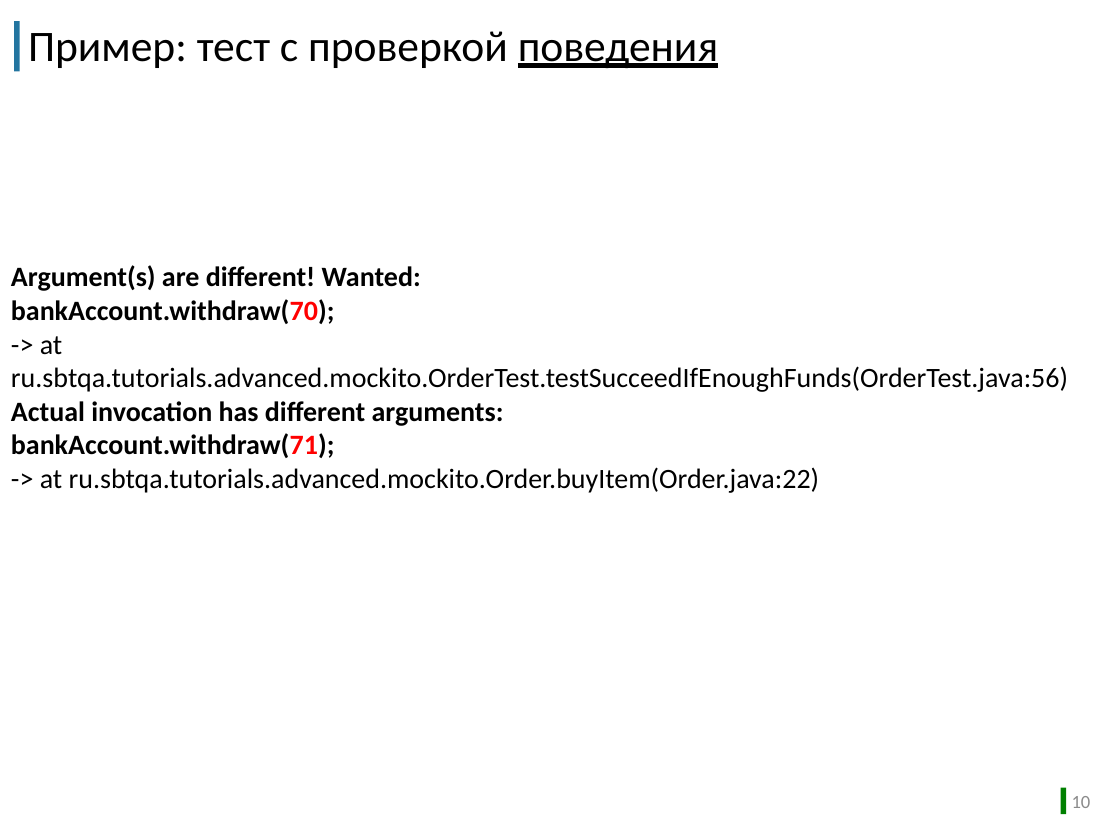
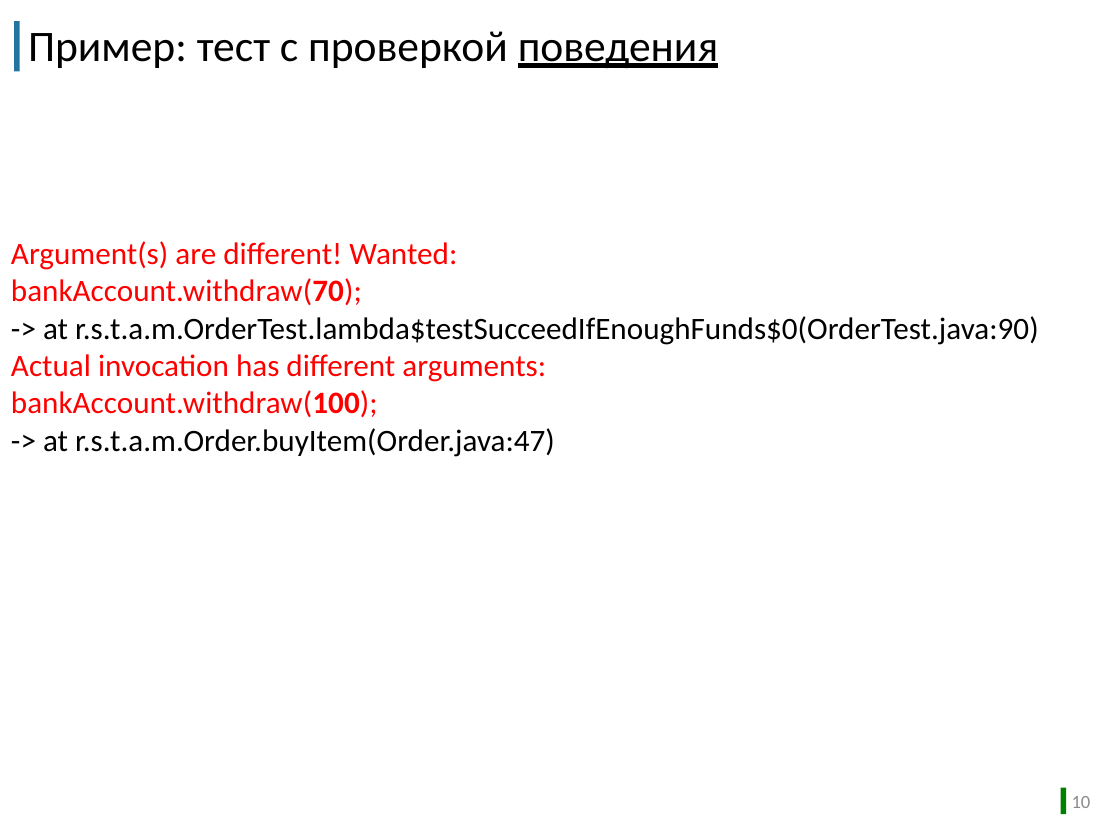
Before and after one commit to sbtqa/tutorials, a slide deck: slide 10 of automationqa-course/11.advanced/mockito/1.What is mockito/Зачем нужен mockito.pptx. Drawn at 1120x840 pixels with LibreOffice and Linux fonts; fonts in the diff are those of the drawing; background and template pictures are left out. Boxes give left, top, right and bottom in pixels: in the first picture for what was removed or moved away, otherwise in the second. Text is boxed around its words. In the diff, an @@ line names an element or a change of style, - is before the commit and + after.

```diff
--- a/automationqa-course/11.advanced/mockito/1.What is mockito/Зачем нужен mockito.pptx
+++ b/automationqa-course/11.advanced/mockito/1.What is mockito/Зачем нужен mockito.pptx
@@ text "Argument(s) are different! Wanted:": place and size @@
-text "Argument(s) are different! Wanted:" at <box>11,265,1068,493</box>
+text "Argument(s) are different! Wanted:" at <box>11,241,1039,457</box>
@@ text at <box>11,241,546,382</box>: size 18 to 20 pt, text colour #000000 to #FF0000, bold off in "Argument(s) are different! Wanted:", "bankAccount.withdraw(70);", "Actual invocation has different arguments:" @@
@@ text at <box>43,316,1039,345</box>: text changed; size 18 to 20 pt @@
--> at ru.sbtqa.tutorials.advanced.mockito.OrderTest.testSucceedIfEnoughFunds(OrderTest.java:56)
+-> at r.s.t.a.m.OrderTest.lambda$testSucceedIfEnoughFunds$0(OrderTest.java:90)
@@ text at <box>11,390,555,457</box>: text changed; size 18 to 20 pt @@
-bankAccount.withdraw(71);
--> at ru.sbtqa.tutorials.advanced.mockito.Order.buyItem(Order.java:22)
+bankAccount.withdraw(100);
+-> at r.s.t.a.m.Order.buyItem(Order.java:47)
```
Also in this commit, not shown: 1 other slide changed, 1 other file.
